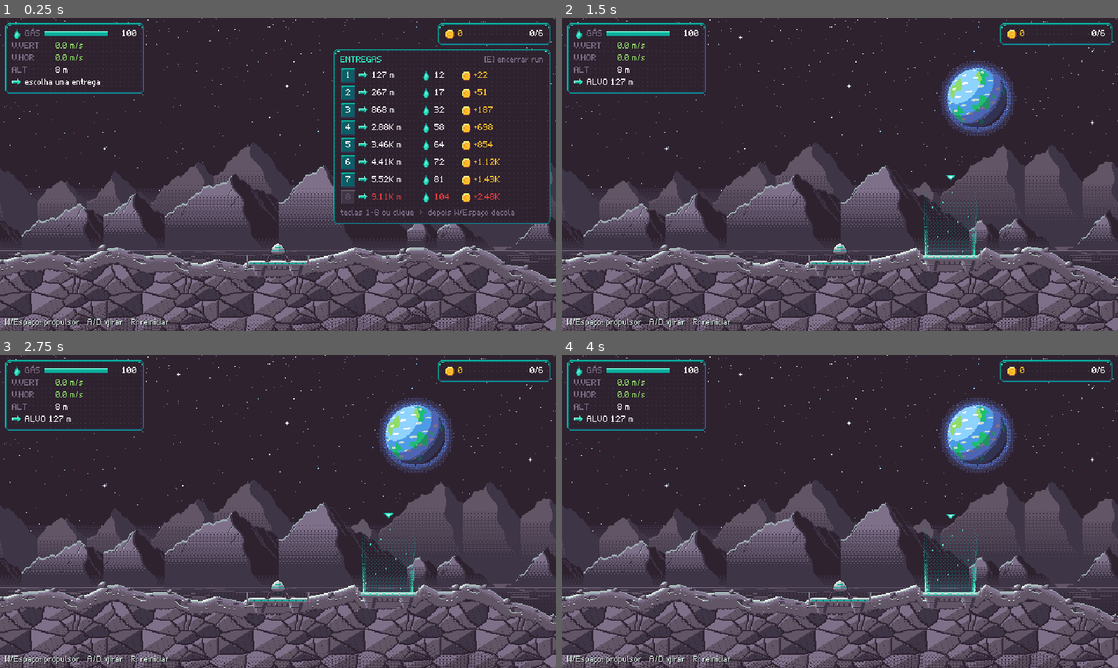
Above: before the commit, frames 1-4 (two rows, left to right).
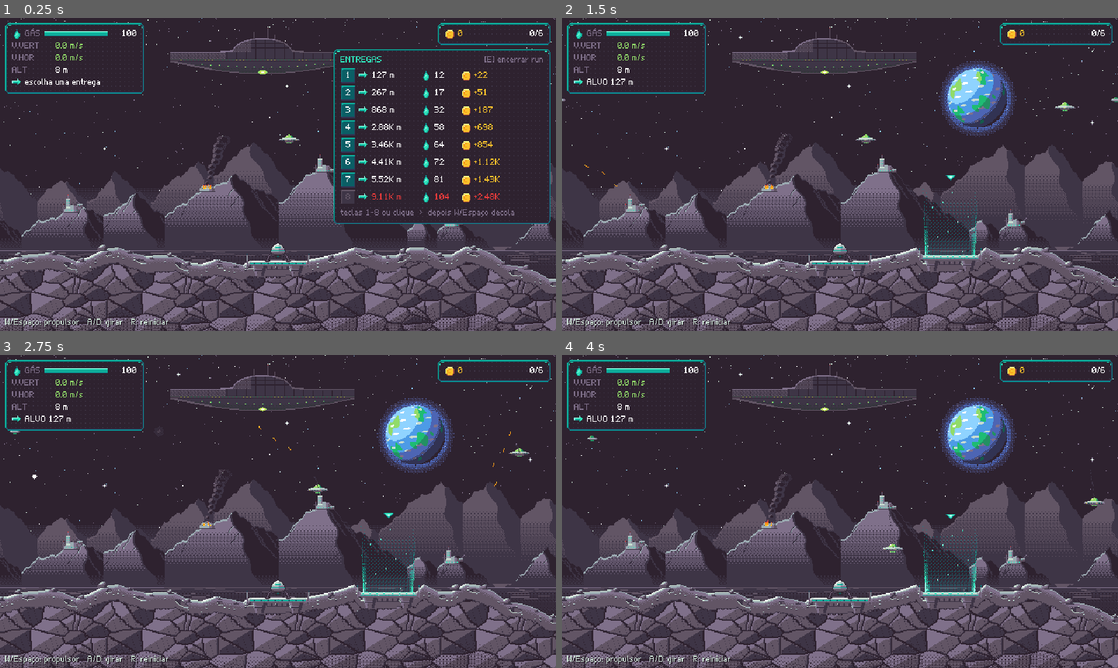
Above: after the commit, the same moments.

Repository: valdersonjr/incremental-lander
Game: Godot game, scene res://game/main.tscn
The game is run twice, just before and just after one commit, with the same random seed, the same clock (stepped at 60 frames per second) and the same inputs.
Inputs (mouse positions are in pixels of both pictures, inside the frame that each line leads up to):
- Up to frame 1 (0.25 s): no input
- Up to frame 2 (1.5 s): click "1" at 0.5 s; tap Enter (confirm) at 1.25 s; move the mouse to (962, 158) at 1.27 s; hold D (rotate_right) from 1.28 s (still down); hold Enter (confirm) from 1.28 s (still down); click (962, 158) at 1.42 s
- Up to frame 3 (2.75 s): release D (rotate_right) at 2 s; release Enter (confirm) at 2 s; drag from (166, 527) to (250, 574) at 2.02 s
- Up to frame 4 (4 s): move the mouse to (895, 442) at 2.77 s; hold D (rotate_right) 2.78-3.5 s; tap 1 at 2.85 s; drag from (812, 574) to (673, 464) at 3.52 s

The runs differ from the first frame. In frame 1, 0.8% of the frame differs, in the area x 11-84%, y 3-67%; in frame 2, 0.9%, in the area x 0-100%, y 3-76%; in frame 3, 0.9%; in frame 4, 0.9%.

Commit message:
Fase 8: Lua em guerra (nave-mãe, bases humanas, discos, lasers, traçantes, abates) — narrativa de fundo
Co-Authored-By: Claude Opus 5.5 <noreply@anthropic.com>
Claude-Session: https://claude.ai/code/session_01JhKCi9Us7j2H5LJGQ5fDNT

Diff:
--- a/assets/bg/luna_layers.json
+++ b/assets/bg/luna_layers.json
@@ -33,6 +33,95 @@
     "sky": {
       "frames": 6,
       "ms": 220
+    },
+    "mid": {
+      "frames": 4,
+      "ms": 140
+    },
+    "plain": {
+      "frames": 4,
+      "ms": 140
+    }
+  },
+  "war": {
+    "muzzles": [
+      [
+        87,
+        209
+      ],
+      [
+        377,
+        169
+      ],
+      [
+        535,
+        229
+      ]
+    ],
+    "targets": [
+      [
+        82,
+        216
+      ],
+      [
+        238,
+        194
+      ],
+      [
+        372,
+        170
+      ],
+      [
+        520,
+        233
+      ]
+    ],
+    "saucers": 3,
+    "sky_band": [
+      70,
+      175
+    ],
+    "speed": [
+      10,
+      26
+    ],
+    "laser": [
+      "#d5e04b",
+      "#cddf6c",
+      "#239063"
+    ],
+    "tracer": [
+      "#f9c22b",
+      "#f79617"
+    ],
+    "smoke": [
+      "#3e3546",
+      "#2e222f"
+    ],
+    "sprites": {
+      "saucer": "res://assets/sprites/war_saucer.png",
+      "saucer_far": "res://assets/sprites/war_saucer_far.png",
+      "blast": "res://assets/sprites/war_blast.png"
+    },
+    "frames": {
+      "saucer": [
+        24,
+        10,
+        4,
+        110
+      ],
+      "saucer_far": [
+        12,
+        6,
+        2,
+        220
+      ],
+      "blast": [
+        16,
+        16,
+        6,
+        70
+      ]
     }
   }
 }
--- a/game/background/backdrop.gd
+++ b/game/background/backdrop.gd
@@ -16,6 +16,7 @@
 var _anim: Dictionary = {}      # nome -> {"frames": int, "ms": float, "h": float} (quadros empilhados na vertical)
 var _scroll: Dictionary = {}    # nome -> px/s de rolagem propria (nuvens)
 var _time := 0.0
+var _war: WarFx = null          # guerra no fundo (opcional: meta "war"), acompanha a camada mid
 
 
 ## Monta as camadas do planeta. ref_y = y da camera (mundo) quando o lander esta no chao da partida.
@@ -23,6 +24,7 @@
 	for c in get_children():
 		c.queue_free()
 	_sprites.clear()
+	_war = null
 	_anim.clear()
 	_scroll.clear()
 	_ref_y = ref_y
@@ -65,6 +67,12 @@
 		_factors[layer_name] = _vec(bg["layers"][layer_name])
 		if wall_mode and layer_name in ["sky", "planet"]:
 			_factors[layer_name] = Vector2(0.0, _vec(bg["layers"]["far"]).y)   # sobe/desce junto com os moveis
+	if meta.has("war") and _sprites.has("mid"):
+		_war = WarFx.new()
+		_war.name = "War"
+		add_child(_war)
+		move_child(_war, (_sprites["mid"] as Sprite2D).get_index() + 1)   # na frente das montanhas do meio
+		_war.setup(meta["war"], hash(planet_id))
 	# a planicie (camada mais baixa) precisa sempre cobrir o pe da tela: o fundo desce no maximo ate sobrar
 	# ground_margin px de planicie, e sobe no maximo ate o fim da textura da planicie
 	var view_h := float(ProjectSettings.get_setting("display/window/size/viewport_height"))
@@ -85,6 +93,10 @@
 		s.position = _base[layer_name] + Vector2(0, off.y)
 		if layer_name in REPEATING:
 			s.region_rect.position.x = off.x + roundf(_time * float(_scroll.get(layer_name, 0.0)))
+	if _war != null:
+		var mid: Sprite2D = _sprites["mid"]
+		_war.position = mid.position
+		_war.scroll_x = mid.region_rect.position.x
 
 
 func _process(delta: float) -> void:
--- /dev/null
+++ b/game/background/war_fx.gd
@@ -0,0 +1,236 @@
+## Guerra no fundo (narrativa da Lua): discos voadores cruzando o ceu, lasers verdes nas bases humanas,
+## tracantes ambar das torres, discos abatidos caindo e clarões de explosao.
+## Coordenadas = camada "mid" do Backdrop (laco de 640 px); o Backdrop posiciona o no e passa a rolagem.
+## Contrato: assets/bg/<planeta>_layers.json > "war" (gerado por art/src/bg/moon_war.py).
+class_name WarFx
+extends Node2D
+
+const PERIOD := 640.0
+const LASER_TIME := 0.35
+const TRACER_SPEED := 150.0
+const TRACER_LIFE := 1.1
+const HIT_RADIUS := 7.0
+const SHOOT_DOWN_CHANCE := 0.3
+const FALL_GRAVITY := 40.0
+const RESPAWN_TIME := 4.0
+
+## Rolagem horizontal da camada mid (px), atualizada pelo Backdrop.
+var scroll_x := 0.0
+
+var _rng := RandomNumberGenerator.new()
+var _time := 0.0
+var _band := Vector2(70, 175)
+var _speed := Vector2(10, 26)
+var _laser_colors: Array[Color] = []
+var _tracer_colors: Array[Color] = []
+var _smoke_colors: Array[Color] = []
+var _tex: Dictionary = {}       # nome -> Texture2D
+var _frames: Dictionary = {}    # nome -> [w, h, quadros, ms]
+var _targets: Array[Vector2] = []
+var _saucers: Array[Dictionary] = []
+var _turrets: Array[Dictionary] = []
+var _lasers: Array[Dictionary] = []
+var _tracers: Array[Dictionary] = []
+var _blasts: Array[Dictionary] = []
+var _smoke: Array[Dictionary] = []
+
+
+## Monta a batalha a partir do contrato do planeta. seed_value deixa a cena reproduzivel (demo/testes).
+func setup(cfg: Dictionary, seed_value: int) -> void:
+	_rng.seed = seed_value
+	_band = _vec(cfg["sky_band"])
+	_speed = _vec(cfg["speed"])
+	_laser_colors.assign((cfg["laser"] as Array).map(func(c: Variant) -> Color: return Color(str(c))))
+	_tracer_colors.assign((cfg["tracer"] as Array).map(func(c: Variant) -> Color: return Color(str(c))))
+	_smoke_colors.assign((cfg["smoke"] as Array).map(func(c: Variant) -> Color: return Color(str(c))))
+	var sprites: Dictionary = cfg["sprites"]
+	for key: String in sprites:
+		_tex[key] = load(str(sprites[key])) as Texture2D
+	_frames = cfg["frames"]
+	_targets.clear()
+	for t: Variant in cfg["targets"]:
+		_targets.append(_vec(t))
+	_turrets.clear()
+	for m: Variant in cfg["muzzles"]:
+		_turrets.append({"pos": _vec(m), "cool": _rng.randf_range(0.3, 2.0), "left": 0, "aim": Vector2.UP})
+	_saucers.clear()
+	for i in int(cfg["saucers"]):
+		_saucers.append(_new_saucer(_rng.randf_range(0.0, PERIOD), i == int(cfg["saucers"]) - 1))
+
+
+func _process(delta: float) -> void:
+	_time += delta
+	_step(delta)
+	queue_redraw()
+
+
+func _draw() -> void:
+	for s in _saucers:
+		if s["state"] == "dead":
+			continue
+		var key := "saucer_far" if s["far"] else "saucer"
+		_draw_sprite(key, s["pos"], int(s["phase"]))
+	for l in _lasers:
+		var from: Vector2 = l["from"]
+		var to: Vector2 = from + Vector2(WarMath.wrap_dx(from.x, (l["to"] as Vector2).x, PERIOD),
+			(l["to"] as Vector2).y - from.y)
+		var k := 0
+		for p in WarMath.line_points(Vector2i(from), Vector2i(to)):
+			var c := _laser_colors[0] if k % 5 else _laser_colors[1]
+			_draw_px(Vector2(p), c)
+			_draw_px(Vector2(p) + Vector2.RIGHT, _laser_colors[2])
+			k += 1
+	for t in _tracers:
+		var pos: Vector2 = t["pos"]
+		var back: Vector2 = -(t["vel"] as Vector2).normalized()
+		for k in 5:
+			_draw_px((pos + back * k).round(), _tracer_colors[0] if k == 0 else _tracer_colors[1])
+	for sm in _smoke:
+		_draw_px(sm["pos"], _smoke_colors[0] if float(sm["t"]) < 0.6 else _smoke_colors[1])
+	for b in _blasts:
+		var f: Array = _frames["blast"]
+		var idx := int(float(b["t"]) * 1000.0 / float(f[3]))
+		if float(b["t"]) >= 0.0 and idx < int(f[2]):
+			_draw_sprite("blast", (b["pos"] as Vector2) - Vector2(8, 8), idx)
+
+
+func _step(delta: float) -> void:
+	for s in _saucers:
+		_step_saucer(s, delta)
+	for tr in _turrets:
+		_step_turret(tr, delta)
+	for l in _lasers:
+		l["t"] = float(l["t"]) + delta
+	_lasers = _lasers.filter(func(l: Dictionary) -> bool: return float(l["t"]) < LASER_TIME)
+	for t in _tracers:
+		t["pos"] = (t["pos"] as Vector2) + (t["vel"] as Vector2) * delta
+		t["t"] = float(t["t"]) + delta
+		_check_hit(t)
+	_tracers = _tracers.filter(func(t: Dictionary) -> bool: return float(t["t"]) < TRACER_LIFE)
+	for b in _blasts:
+		b["t"] = float(b["t"]) + delta
+	_blasts = _blasts.filter(func(b: Dictionary) -> bool: return float(b["t"]) < 1.0)
+	for sm in _smoke:
+		sm["t"] = float(sm["t"]) + delta
+		sm["pos"] = (sm["pos"] as Vector2) + Vector2(3, -6) * delta
+	_smoke = _smoke.filter(func(sm: Dictionary) -> bool: return float(sm["t"]) < 1.4)
+	if _rng.randf() < delta * 0.5:                                # flak estourando no ceu
+		_blasts.append({"pos": Vector2(_rng.randf_range(0, PERIOD), _rng.randf_range(_band.x, _band.y)), "t": 0.0})
+
+
+func _step_saucer(s: Dictionary, delta: float) -> void:
+	var f: Array = _frames["saucer_far" if s["far"] else "saucer"]
+	s["phase"] = int(_time * 1000.0 / float(f[3])) % int(f[2])
+	match s["state"]:
+		"fly":
+			var pos: Vector2 = s["pos"]
+			pos.x = fposmod(pos.x + float(s["dir"]) * float(s["speed"]) * delta, PERIOD)
+			pos.y = float(s["base_y"]) + 4.0 * sin(_time * 2.0 + float(s["seed"]))
+			s["pos"] = pos
+			s["cool"] = float(s["cool"]) - delta
+			if float(s["cool"]) <= 0.0 and not s["far"]:
+				_fire_laser(s)
+		"fall":
+			s["vy"] = float(s["vy"]) + FALL_GRAVITY * delta
+			s["pos"] = (s["pos"] as Vector2) + Vector2(float(s["dir"]) * 12.0, float(s["vy"])) * delta
+			if _rng.randf() < 0.6:
+				_smoke.append({"pos": ((s["pos"] as Vector2) + Vector2(12, 4)).round(), "t": 0.0})
+			if (s["pos"] as Vector2).y > _band.y + 45.0:
+				_blasts.append({"pos": (s["pos"] as Vector2) + Vector2(12, 5), "t": 0.0})
+				s["state"] = "dead"
+				s["cool"] = RESPAWN_TIME
+		"dead":
+			s["cool"] = float(s["cool"]) - delta
+			if float(s["cool"]) <= 0.0:
+				var fresh := _new_saucer(scroll_x - 40.0 if _rng.randf() < 0.5 else scroll_x + PERIOD + 10.0, false)
+				s.merge(fresh, true)
+
+
+func _step_turret(tr: Dictionary, delta: float) -> void:
+	tr["cool"] = float(tr["cool"]) - delta
+	if float(tr["cool"]) > 0.0:
+		return
+	var target := _nearest_saucer(tr["pos"])
+	if target.is_empty():
+		tr["cool"] = 1.0
+		return
+	if int(tr["left"]) <= 0:                                       # nova rajada mira no disco mais proximo
+		tr["left"] = _rng.randi_range(3, 5)
+		var to: Vector2 = target["pos"] + Vector2(12, 5)
+		var from: Vector2 = tr["pos"]
+		tr["aim"] = Vector2(WarMath.wrap_dx(from.x, to.x, PERIOD), to.y - from.y).normalized()
+	var spread := _rng.randf_range(-0.08, 0.08)
+	_tracers.append({"pos": tr["pos"], "vel": (tr["aim"] as Vector2).rotated(spread) * TRACER_SPEED, "t": 0.0})
+	tr["left"] = int(tr["left"]) - 1
+	tr["cool"] = 0.12 if int(tr["left"]) > 0 else _rng.randf_range(1.2, 2.8)
+
+
+func _fire_laser(s: Dictionary) -> void:
+	s["cool"] = _rng.randf_range(2.0, 5.0)
+	if _targets.is_empty():
+		return
+	var from: Vector2 = (s["pos"] as Vector2) + Vector2(12, 10)
+	var best := _targets[0]
+	for t in _targets:
+		if absf(WarMath.wrap_dx(from.x, t.x, PERIOD)) < absf(WarMath.wrap_dx(from.x, best.x, PERIOD)):
+			best = t
+	if absf(WarMath.wrap_dx(from.x, best.x, PERIOD)) > 220.0:
+		return                                                      # longe demais: so atira quando passa perto
+	_lasers.append({"from": from, "to": best, "t": 0.0})
+	_blasts.append({"pos": best, "t": -LASER_TIME * 0.6})
+
+
+func _check_hit(t: Dictionary) -> void:
+	for s in _saucers:
+		if s["state"] != "fly" or s["far"]:
+			continue
+		var c: Vector2 = (s["pos"] as Vector2) + Vector2(12, 5)
+		var p: Vector2 = t["pos"]
+		if Vector2(WarMath.wrap_dx(c.x, p.x, PERIOD), p.y - c.y).length() < HIT_RADIUS:
+			t["t"] = TRACER_LIFE
+			_blasts.append({"pos": p.round(), "t": 0.2})
+			if _rng.randf() < SHOOT_DOWN_CHANCE:
+				s["state"] = "fall"
+				s["vy"] = 0.0
+			return
+
+
+func _nearest_saucer(from: Vector2) -> Dictionary:
+	var best: Dictionary = {}
+	var best_d := INF
+	for s in _saucers:
+		if s["state"] != "fly" or s["far"]:
+			continue
+		var d := absf(WarMath.wrap_dx(from.x, (s["pos"] as Vector2).x, PERIOD))
+		if d < best_d and d < 260.0:
+			best_d = d
+			best = s
+	return best
+
+
+func _new_saucer(x: float, far: bool) -> Dictionary:
+	var y := _rng.randf_range(_band.x, _band.x + 25.0) if far else _rng.randf_range(_band.x + 20.0, _band.y)
+	return {"pos": Vector2(fposmod(x, PERIOD), y), "base_y": y, "dir": 1.0 if _rng.randf() < 0.5 else -1.0,
+		"speed": _rng.randf_range(_speed.x, _speed.y) * (0.6 if far else 1.0), "far": far,
+		"cool": _rng.randf_range(0.5, 3.0), "state": "fly", "vy": 0.0, "phase": 0, "seed": _rng.randf() * 6.0}
+
+
+## Desenha nas duas copias do laco (a tela tem a largura do laco).
+func _draw_sprite(key: String, pos: Vector2, frame: int) -> void:
+	var f: Array = _frames[key]
+	var size := Vector2(float(f[0]), float(f[1]))
+	var src := Rect2(Vector2(size.x * frame, 0), size)
+	var sx := WarMath.screen_x(pos.x, scroll_x, PERIOD)
+	for x: float in [sx, sx - PERIOD]:
+		draw_texture_rect_region(_tex[key], Rect2(Vector2(x, pos.y).round(), size), src)
+
+
+func _draw_px(p: Vector2, c: Color) -> void:
+	var sx := WarMath.screen_x(p.x, scroll_x, PERIOD)
+	for x: float in [sx, sx - PERIOD]:
+		draw_rect(Rect2(Vector2(x, p.y).round(), Vector2.ONE), c)
+
+
+func _vec(a: Variant) -> Vector2:
+	var arr: Array = a
+	return Vector2(float(arr[0]), float(arr[1]))
--- /dev/null
+++ b/scripts/world/war_math.gd
@@ -0,0 +1,36 @@
+## Matematica pura da guerra no fundo (WarFx): laco horizontal e linhas pixel-perfect. Testavel.
+class_name WarMath
+extends RefCounted
+
+
+## Menor deslocamento de a ate b num laco de tamanho period (ex.: 630 -> 10 em 640 = +20).
+static func wrap_dx(a: float, b: float, period: float) -> float:
+	return fposmod(b - a + period * 0.5, period) - period * 0.5
+
+
+## x na tela de um ponto do laco, com a camada rolada em scroll (0..period).
+static func screen_x(x: float, scroll: float, period: float) -> float:
+	return fposmod(x - scroll, period)
+
+
+## Pontos de uma linha de 1 px (Bresenham) entre a e b, inclusive.
+static func line_points(a: Vector2i, b: Vector2i) -> Array[Vector2i]:
+	var pts: Array[Vector2i] = []
+	var dx := absi(b.x - a.x)
+	var dy := -absi(b.y - a.y)
+	var sx := 1 if a.x < b.x else -1
+	var sy := 1 if a.y < b.y else -1
+	var err := dx + dy
+	var p := a
+	while true:
+		pts.append(p)
+		if p == b:
+			break
+		var e2 := 2 * err
+		if e2 >= dy:
+			err += dy
+			p.x += sx
+		if e2 <= dx:
+			err += dx
+			p.y += sy
+	return pts
--- /dev/null
+++ b/tests/unit/world/test_war_math.gd
@@ -0,0 +1,30 @@
+## Guerra no fundo: laco horizontal e linhas pixel-perfect (WarMath).
+extends TestCase
+
+
+func test_menor_caminho_no_laco() -> void:
+	assert_almost(WarMath.wrap_dx(630.0, 10.0, 640.0), 20.0, 1e-6, "atravessa a emenda para a direita")
+	assert_almost(WarMath.wrap_dx(10.0, 630.0, 640.0), -20.0, 1e-6, "atravessa a emenda para a esquerda")
+	assert_almost(WarMath.wrap_dx(100.0, 300.0, 640.0), 200.0)
+
+
+func test_x_na_tela_com_rolagem() -> void:
+	assert_almost(WarMath.screen_x(100.0, 150.0, 640.0), 590.0)
+	assert_almost(WarMath.screen_x(100.0, -1300.0, 640.0), fposmod(1400.0, 640.0))
+
+
+func test_linha_inclusiva_e_continua() -> void:
+	var pts := WarMath.line_points(Vector2i(0, 0), Vector2i(5, -3))
+	assert_eq(pts[0], Vector2i(0, 0))
+	assert_eq(pts[pts.size() - 1], Vector2i(5, -3))
+	for i in pts.size() - 1:
+		var d := pts[i + 1] - pts[i]
+		assert_true(absi(d.x) <= 1 and absi(d.y) <= 1, "sem buracos na linha")
+
+
+func test_contrato_da_guerra_na_lua() -> void:
+	var war: Dictionary = TerrainArt.load_meta("luna").get("war", {})
+	assert_false(war.is_empty(), "luna tem guerra no fundo")
+	assert_true((war["targets"] as Array).size() > 0 and (war["muzzles"] as Array).size() > 0)
+	for key: String in war["sprites"]:
+		assert_true(ResourceLoader.exists(str(war["sprites"][key])), "sprite %s existe" % key)
Binary file changed: assets/bg/luna_mid.png
Binary file changed: assets/bg/luna_plain.png
Binary file changed: assets/bg/luna_sky.png
Binary file added: assets/sprites/war_blast.png
Not shown, added: assets/sprites/war_blast.png.import
Binary file added: assets/sprites/war_saucer.png
Not shown, added: assets/sprites/war_saucer.png.import
Binary file added: assets/sprites/war_saucer_far.png
Not shown, added: assets/sprites/war_saucer_far.png.import
Not shown, added: game/background/war_fx.gd.uid
Not shown, added: scripts/world/war_math.gd.uid
Not shown, added: tests/unit/world/test_war_math.gd.uid
(and 8 more such lines)
